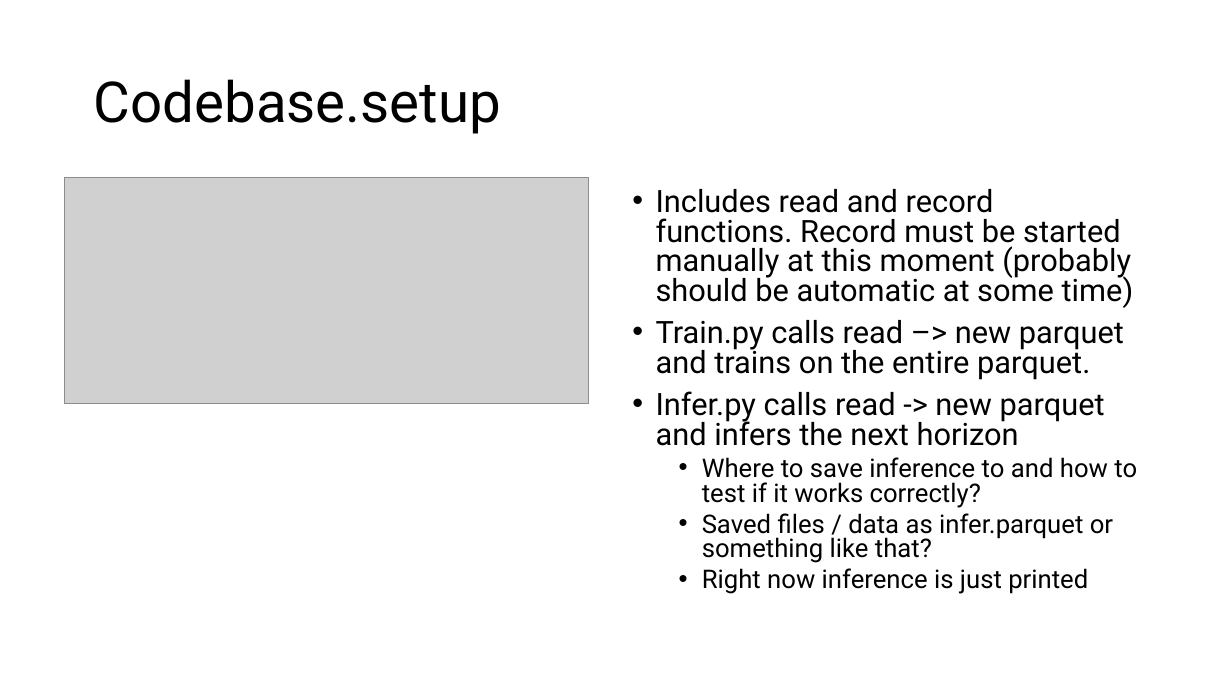
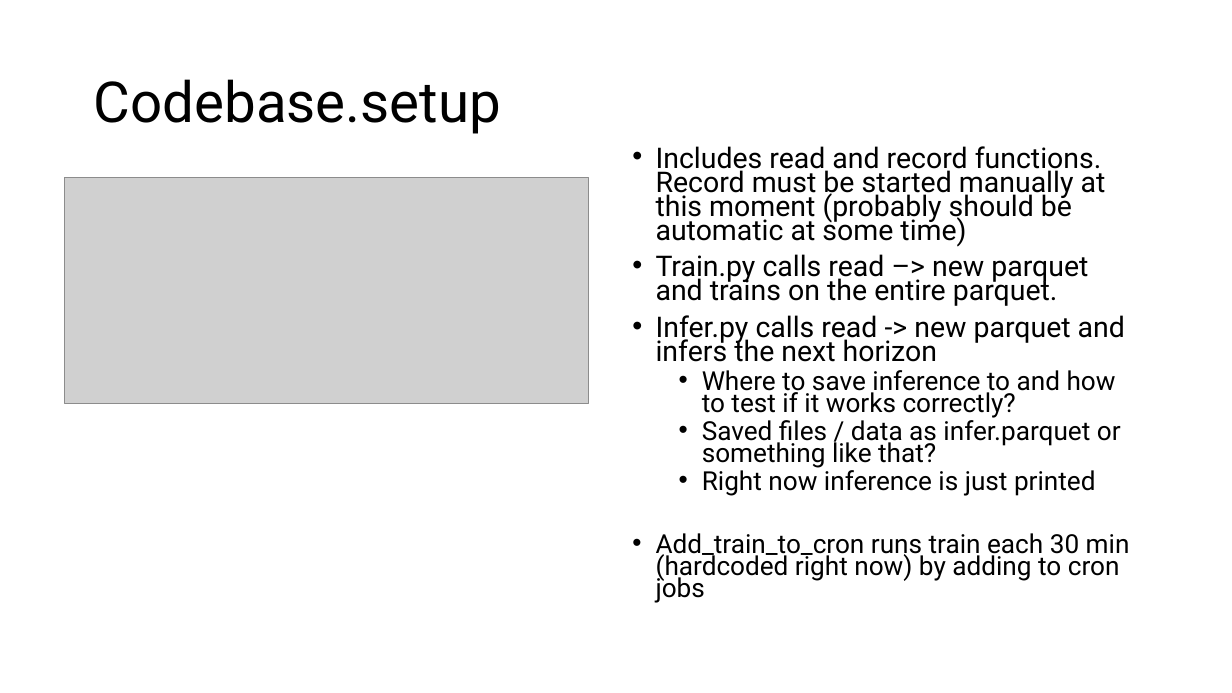
Before and after one commit to maxsotto1/ai_library, a slide deck: slide 7 of implementation.pptx. Drawn at 1232x693 pixels with LibreOffice and Linux fonts; fonts in the diff are those of the drawing; grey boxes stand for pictures. Boxes give left, top, right and bottom in pixels: in the first picture for what was removed or moved away, otherwise in the second. Text is boxed around its words. In the diff, an @@ line names an element or a change of style, - is before the commit and + after.

Commit message:
updated presentation

```diff
--- a/implementation.pptx
+++ b/implementation.pptx
@@ text "Includes read and record functions. ...": place and size @@
-text "Includes read and record functions. ..." at [656,189,1137,594]
+text "Includes read and record functions. ..." at [656,146,1130,603]
@@ text at [656,146,1125,496]: size 24 to 22.2 pt in "Includes read and record functions. Record must ...", "Train.py calls read –> new parquet and ...", "Infer.py calls read -> new parquet and ..."; size 20 to 20.4 pt in "Where to save inference to and how ...", "Saved files / data as infer.parquet or ...", "Right now inference is just printed"; line spacing 0.8 to 0.7 @@
@@ text at [656,533,1130,603]: paragraph added @@
+• Add_train_to_cron runs train each 30 min (hardcoded right now) by adding to cron jobs
```
